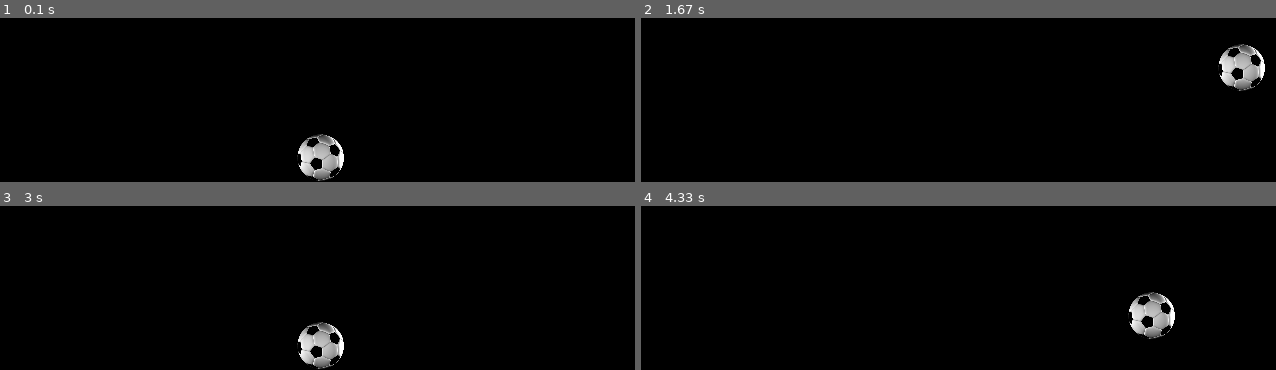
Above: before the commit, frames 1-4 (two rows, left to right).
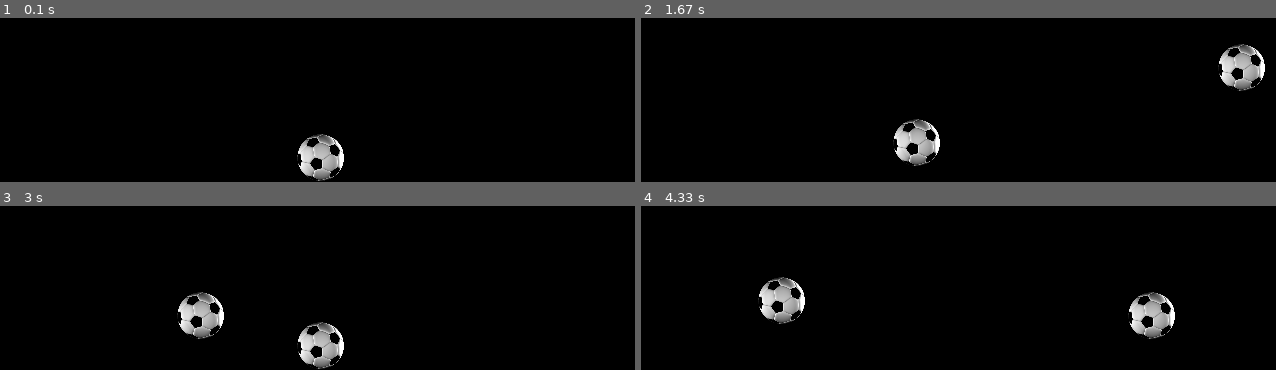
Above: after the commit, the same moments.

Repository: adetaylor/codeclub-python-ball
Game: pygame game, started from ball.py
The game is run twice, just before and just after one commit, with the same random seed, the same clock (stepped at 60 frames per second) and the same inputs.
Inputs:
- Up to frame 1 (0.1 s): no input
- Up to frame 2 (1.67 s): hold Right 0.33-0.8 s; hold Up 0.83-1.13 s; tap J at 0.9, 1.23, 1.53 s; tap I at 0.98 s; hold Right 1.17-1.63 s
- Up to frame 3 (3 s): hold Left 1.67-2.2 s; tap J at 1.73, 2.03, 2.3, 2.63, 2.93 s; hold Down 2.23-2.53 s; tap I at 2.38 s; hold Left 2.57-2.97 s
- Up to frame 4 (4.33 s): hold Up 3-3.37 s; tap J at 3.07, 3.47, 3.77, 4.13 s; hold Right 3.4-4.03 s; tap I at 3.55 s; hold Down from 4.07 s (still down)

The runs differ from the first frame. In frame 1, less than 0.1% of the frame differs, in the area x 46-55%, y 73-95%; in frame 2, 1.3%, in the area x 39-48%, y 61-91%; in frame 3, 1.3%; in frame 4, 1.3%.

Commit message:
Adding solution for challenge 2.

Diff:
--- a/ball.py
+++ b/ball.py
@@ -26,8 +26,10 @@
 
 background = pygame.Surface(screen_rect.size)
 ball = Ball()
+ball2 = Ball()
 all = pygame.sprite.RenderUpdates()
 all.add(ball)
+all.add(ball2)
 
 running = True
 
@@ -42,6 +44,10 @@
 
     ball.move(direction, directionUD);
 
+    direction2 = keys_pressed[K_l] - keys_pressed[K_j]
+    direction2UD = keys_pressed[K_k] - keys_pressed[K_i]
+    ball2.move(direction2, direction2UD);
+
     all.clear(screen, background)
 
     dirty = all.draw(screen)
